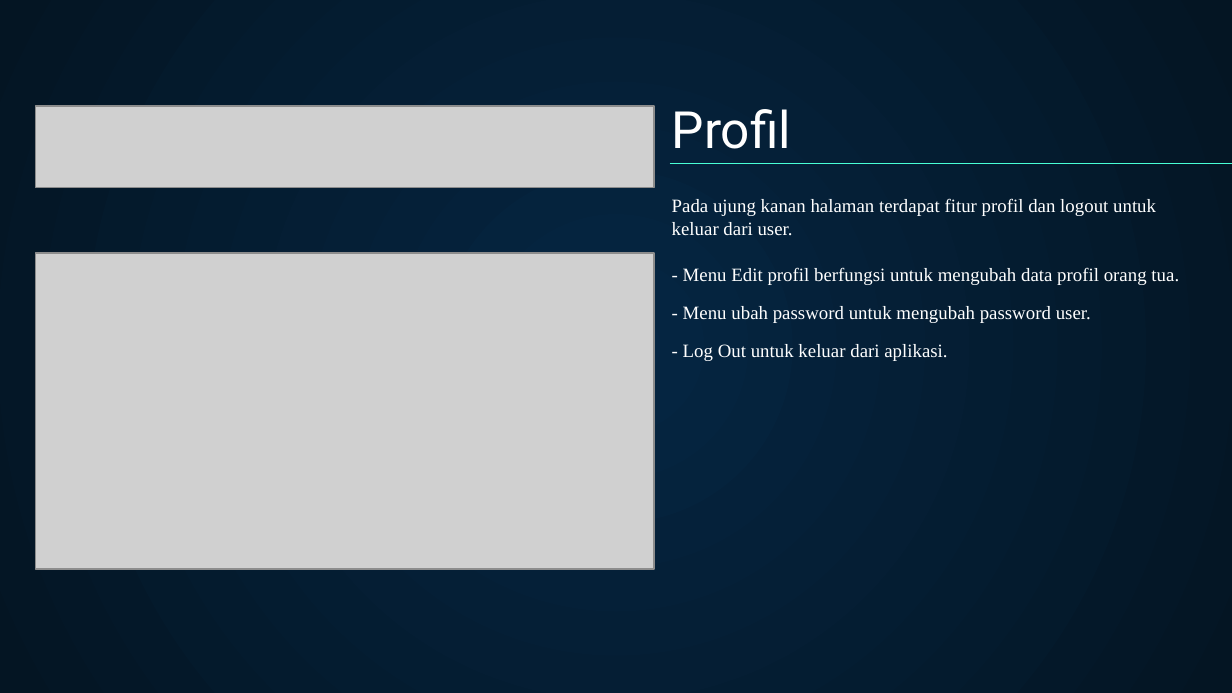
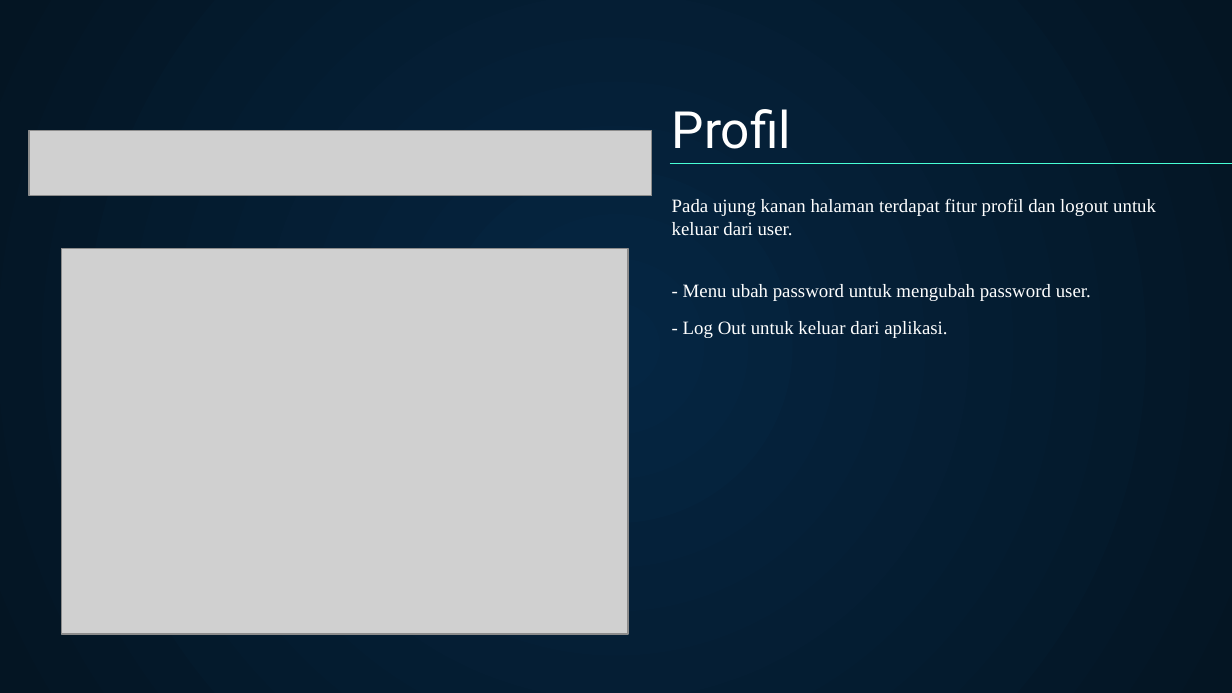
Before and after one commit to faulhaq/app-monitoring, a slide deck: slide 10 of Laporan/PPT/PPT Penggunaan Aplikasi Admin.pptx. Drawn at 1232x693 pixels with LibreOffice and Linux fonts; fonts in the diff are those of the drawing; grey boxes stand for pictures. Boxes give left, top, right and bottom in pixels: in the first picture for what was removed or moved away, otherwise in the second. Text is boxed around its words. In the diff, an @@ line names an element or a change of style, - is before the commit and + after.

```diff
--- a/Laporan/PPT/PPT Penggunaan Aplikasi Admin.pptx
+++ b/Laporan/PPT/PPT Penggunaan Aplikasi Admin.pptx
@@ picture: place and size @@
-picture at (36,106,654,187)
+picture at (28,131,650,196)
@@ picture: place and size @@
-picture at (36,253,654,569)
+picture at (62,249,628,634)
@@ subtitle at (683,267,1179,285): paragraph removed @@
-- Menu Edit profil berfungsi untuk mengubah data profil orang tua.
```
Also in this commit, not shown: 4 other slides changed, 2 slides added, 16 slides removed, 12 other files.
